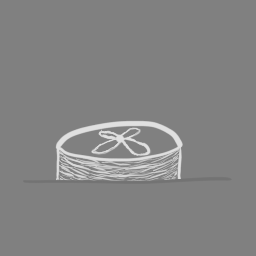
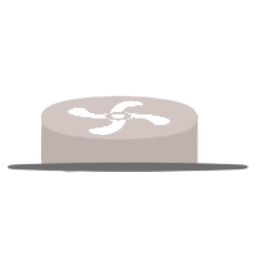
Revision of a layered 256 × 256 image; what changed, layer by layer:
added group "Mine" with 4 layers above "Thari" over [0, 64, 256, 256]
added layer "Paint Layer 7" (2nd of 2, in "Mine") in group "Mine" over [64, 64, 192, 192]
added layer "Paint Layer 5" in group "Mine" over [0, 64, 256, 192]
added layer "Paint Layer 4" in group "Mine" over [0, 128, 256, 192]
added layer "Paint Layer 6" in group "Mine" over [0, 64, 256, 256]
moved "Paint Layer 3" into group "Thari", painted on it over [0, 0, 256, 256]
moved "Paint Layer 1" into group "Thari" over [0, 0, 256, 256]
moved "Paint Layer 2" into group "Thari" over [0, 64, 192, 192]
hid "Background", opacity 100% → 71%, painted on it over [0, 0, 256, 256]
